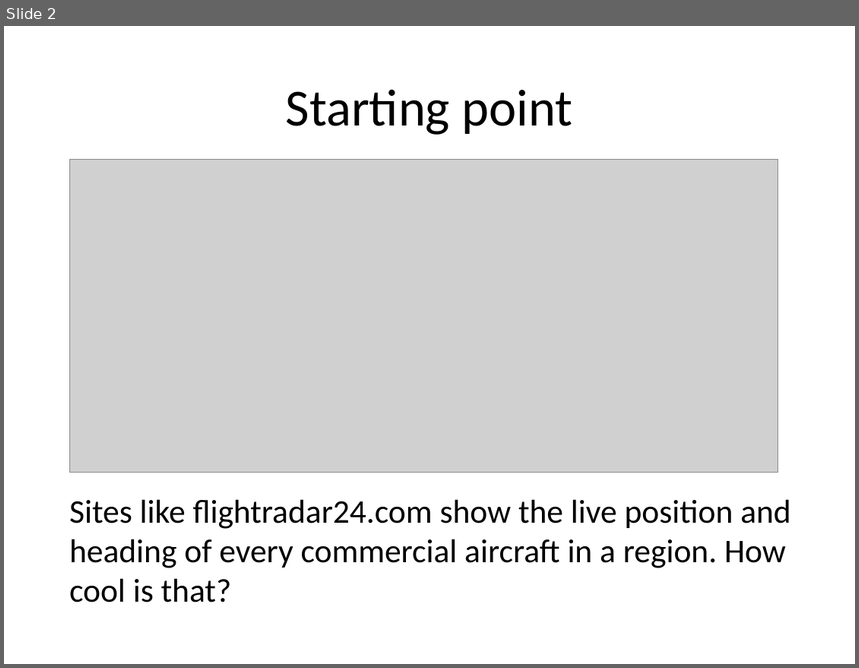
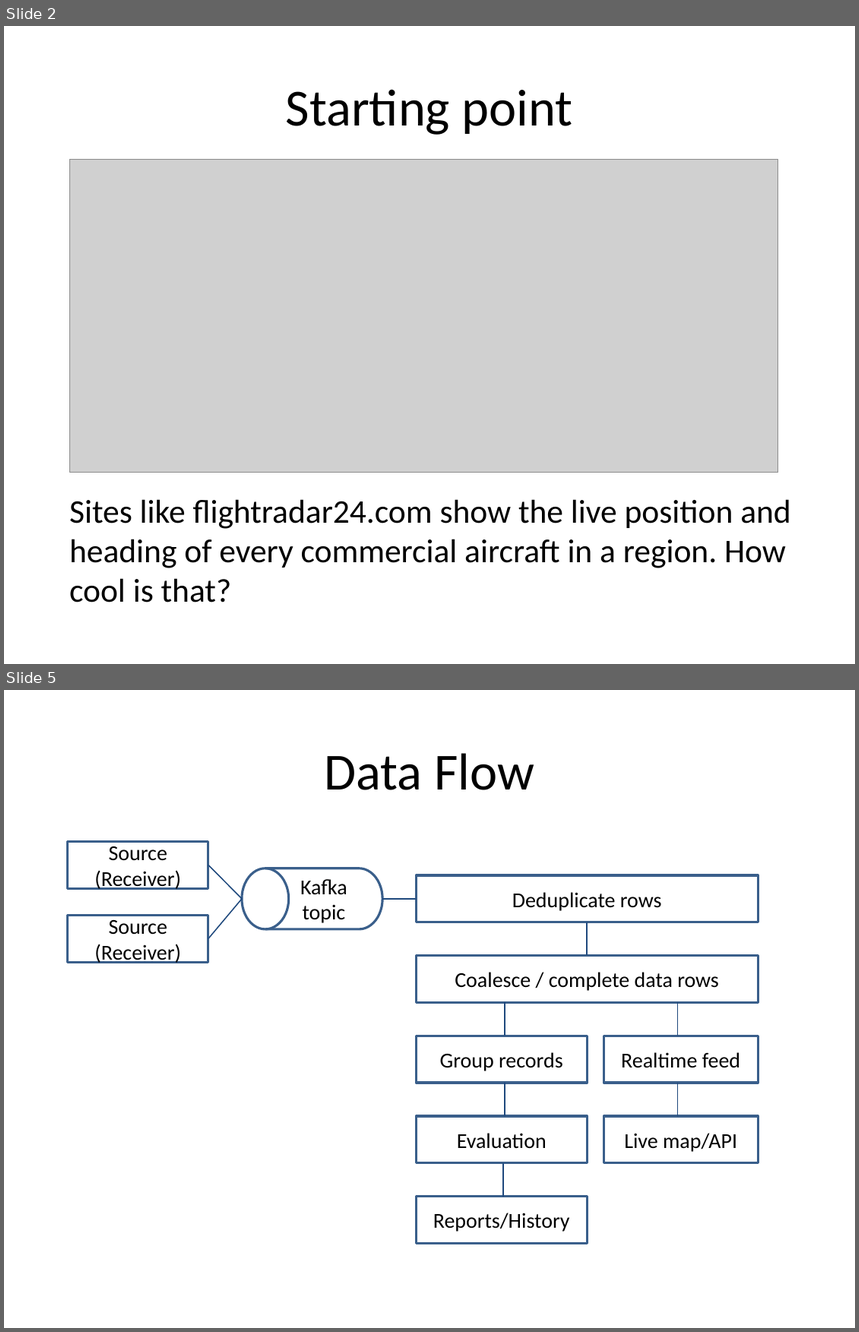
Before and after one commit to hellmarbecker/plt-airt-2000, a slide deck: Presentation/Designing an aircraft tracking datastore.pptx. Shown one above the other, each under a label of ours: slide 2 before the commit, slides 2 and 5 after it; the slides between them are not shown. The pictures are 859x668 and 859x1332 pixels, drawn with LibreOffice and Linux fonts; fonts in the diff are those of the drawing; grey boxes stand for pictures. Boxes give left, top, right and bottom in pixels: in the first picture for what was removed or moved away, otherwise in the second. Text is boxed around its words. In the diff, an @@ line names an element or a change of style, - is before the commit and + after.

```diff
--- a/Presentation/Designing an aircraft tracking datastore.pptx
+++ b/Presentation/Designing an aircraft tracking datastore.pptx
@@ slide 5 added at (4, 690, 855, 1328), background #FFFFFF @@
@@ title added at (325, 753, 534, 790), 44 pt, text #000000 @@
+Data Flow
@@ rectangle added at (68, 841, 208, 888), outline #3A5F8C 2 pt, 18 pt, text #000000 @@
+Source (Receiver)
@@ line added from (208, 866) to (243, 898), #1F497D 1 pt @@
@@ flow chart magnetic drum added at (243, 869, 382, 930), outline #3A5F8C 2 pt, 18 pt, text #000000 @@
+Kafka topic
@@ rectangle added at (416, 875, 758, 923), outline #3A5F8C 2 pt, 18 pt, text #000000 @@
+Deduplicate rows
@@ rectangle added at (68, 916, 208, 962), outline #3A5F8C 2 pt, 18 pt, text #000000 @@
+Source (Receiver)
@@ line added from (208, 939) to (243, 898), #1F497D 1 pt @@
@@ line added from (382, 898) to (416, 898), #1F497D 1 pt @@
@@ line added from (587, 923) to (587, 955), #1F497D 1 pt @@
@@ rectangle added at (416, 955, 758, 1002), outline #3A5F8C 2 pt, 18 pt, text #000000 @@
+Coalesce / complete data rows
@@ line added from (506, 1002) to (506, 1036), #1F497D 1 pt @@
@@ line added from (677, 1002) to (677, 1036), #1F497D 1 pt @@
@@ rectangle added at (416, 1036, 587, 1082), outline #3A5F8C 2 pt, 18 pt, text #000000 @@
+Group records
@@ rectangle added at (604, 1036, 758, 1082), outline #3A5F8C 2 pt, 18 pt, text #000000 @@
+Realtime feed
@@ line added from (506, 1083) to (506, 1116), #1F497D 1 pt @@
@@ line added from (677, 1083) to (677, 1116), #1F497D 1 pt @@
@@ rectangle added at (416, 1116, 587, 1163), outline #3A5F8C 2 pt, 18 pt, text #000000 @@
+Evaluation
@@ rectangle added at (604, 1116, 758, 1163), outline #3A5F8C 2 pt, 18 pt, text #000000 @@
+Live map/API
@@ line added from (503, 1163) to (503, 1196), #1F497D 1 pt @@
@@ rectangle added at (416, 1196, 587, 1243), outline #3A5F8C 2 pt, 18 pt, text #000000 @@
+Reports/History
```
Also in this commit, not shown: 2 slides changed, 3 other slides added, 4 other files.
